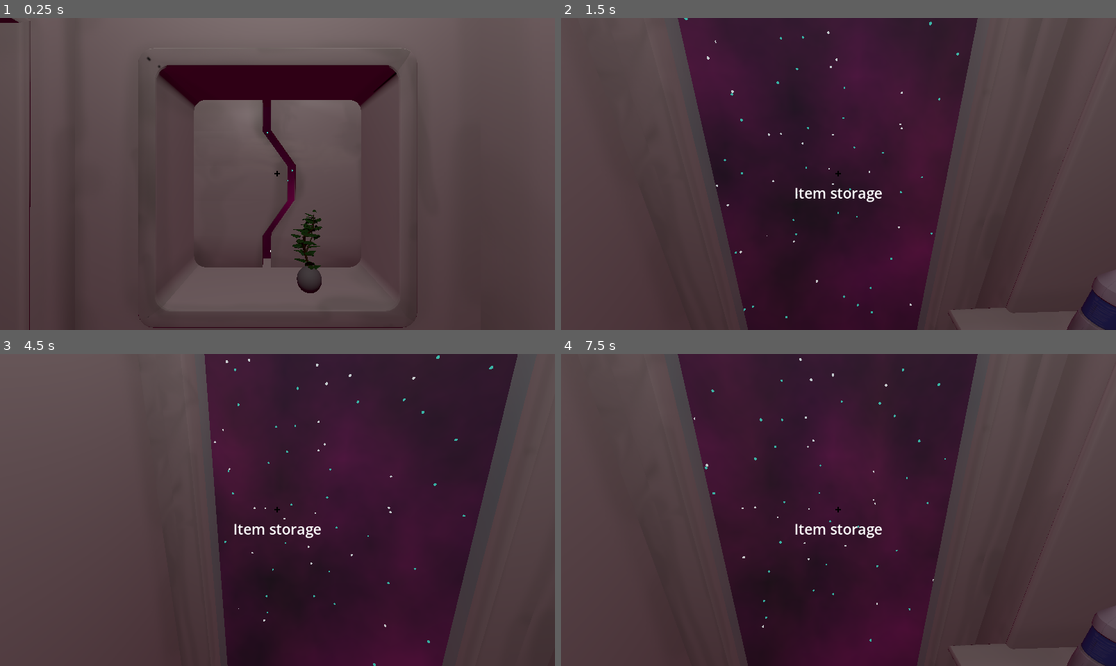
Above: before the commit, frames 1-4 (two rows, left to right).
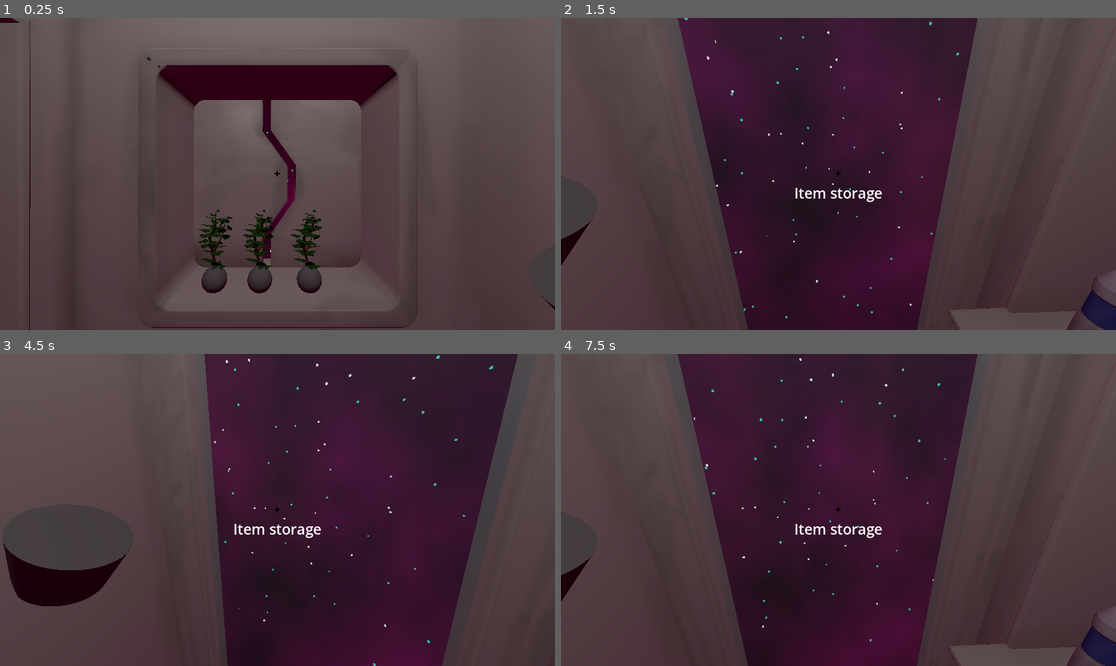
Above: after the commit, the same moments.

Repository: kettle-game-studio/unlimited-space-shawarma
Game: Godot game, scene res://assets/scenes/main_scene.tscn
The game is run twice, just before and just after one commit, with the same random seed, the same clock (stepped at 60 frames per second) and the same inputs.
Inputs (mouse positions are in pixels of both pictures, inside the frame that each line leads up to):
- Up to frame 1 (0.25 s): no input
- Up to frame 2 (1.5 s): move the mouse to (960, 158) at 0.52 s; click (960, 158) at 0.6 s; move the mouse to (810, 174) at 1.27 s; click (810, 174) at 1.35 s
- Up to frame 3 (4.5 s): move the mouse to (288, 503) at 2.02 s; click (288, 503) at 2.1 s; move the mouse to (271, 516) at 2.77 s; click (271, 516) at 2.85 s; move the mouse to (316, 513) at 3.52 s; click (316, 513) at 3.6 s; tap Enter at 4.25 s; move the mouse to (233, 506) at 4.27 s; click (233, 506) at 4.35 s
- Up to frame 4 (7.5 s): move the mouse to (844, 510) at 5.02 s; click (844, 510) at 5.1 s; move the mouse to (816, 503) at 5.77 s; click (816, 503) at 5.85 s; move the mouse to (866, 510) at 6.52 s; click (866, 510) at 6.6 s; move the mouse to (810, 510) at 7.27 s; click (810, 510) at 7.35 s

The runs differ from the first frame. In frame 1, 1.4% of the frame differs, in the area x 35-100%, y 61-94%; in frame 2, 0.2%; in frame 3, 2.0%, in the area x 0-24%, y 60-81%; in frame 4, 0.2%.

Commit message:
Fix tree spawn

Diff:
--- a/assets/scenes/main_scene.tscn
+++ b/assets/scenes/main_scene.tscn
@@ -52,5 +52,23 @@
 transform = Transform3D(1, 0, 0, 0, 1, 0, 0, 0, 1, 0.513931, -0.827218, -3.29764)
 item_name = "Multifruit Sapling"
 
+[node name="Item7" parent="." node_paths=PackedStringArray("top_point", "activator") instance=ExtResource("9_tpamu")]
+transform = Transform3D(1, 0, 0, 0, 1, 0, 0, 0, 1, -0.288923, -0.827218, -3.29764)
+item_name = "Multifruit Sapling"
+top_point = NodePath("../Item6/Top")
+activator = NodePath("../Item6/Area3D")
+
+[node name="Item8" parent="." node_paths=PackedStringArray("top_point", "activator") instance=ExtResource("9_tpamu")]
+transform = Transform3D(1, 0, 0, 0, 1, 0, 0, 0, 1, -1.02393, -0.827218, -3.29764)
+item_name = "Multifruit Sapling"
+top_point = NodePath("../Item6/Top")
+activator = NodePath("../Item6/Area3D")
+
 [node name="TreePot" parent="." instance=ExtResource("9_hq280")]
-transform = Transform3D(-4.37114e-08, 0, -1, 0, 1, 0, 1, 0, -4.37114e-08, 2.77657, 0, -1.04264)
+transform = Transform3D(-4.37114e-08, 0, -1, 0, 1, 0, 1, 0, -4.37114e-08, 2.8, 0, -1.5)
+
+[node name="TreePot2" parent="." instance=ExtResource("9_hq280")]
+transform = Transform3D(-4.37114e-08, 0, -1, 0, 1, 0, 1, 0, -4.37114e-08, 2.8, 0, 1.5)
+
+[node name="TreePot3" parent="." instance=ExtResource("9_hq280")]
+transform = Transform3D(-4.37114e-08, 0, -1, 0, 1, 0, 1, 0, -4.37114e-08, 2.8, 0, 0)
--- a/assets/scripts/machine_spawner.gd
+++ b/assets/scripts/machine_spawner.gd
@@ -18,5 +18,6 @@
 	var item = player.item_manager.item_in_hand
 	if item && item is MachineItem:
 		machine = item.machine.instantiate()
+		print(spawn_point)
 		spawn_point.add_child(machine)
 		player.item_manager.destroy_current_item()
Not shown: 3 places in assets/prefabs/machines/tree_pot.tscn that only renumber resources
